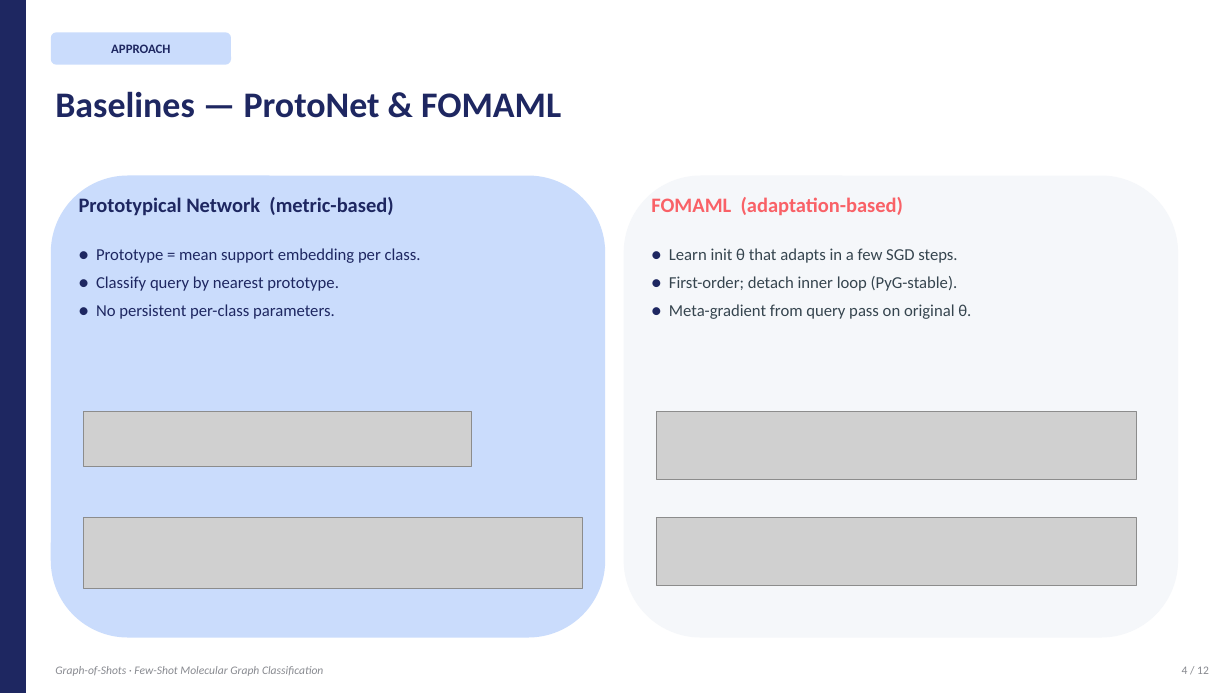
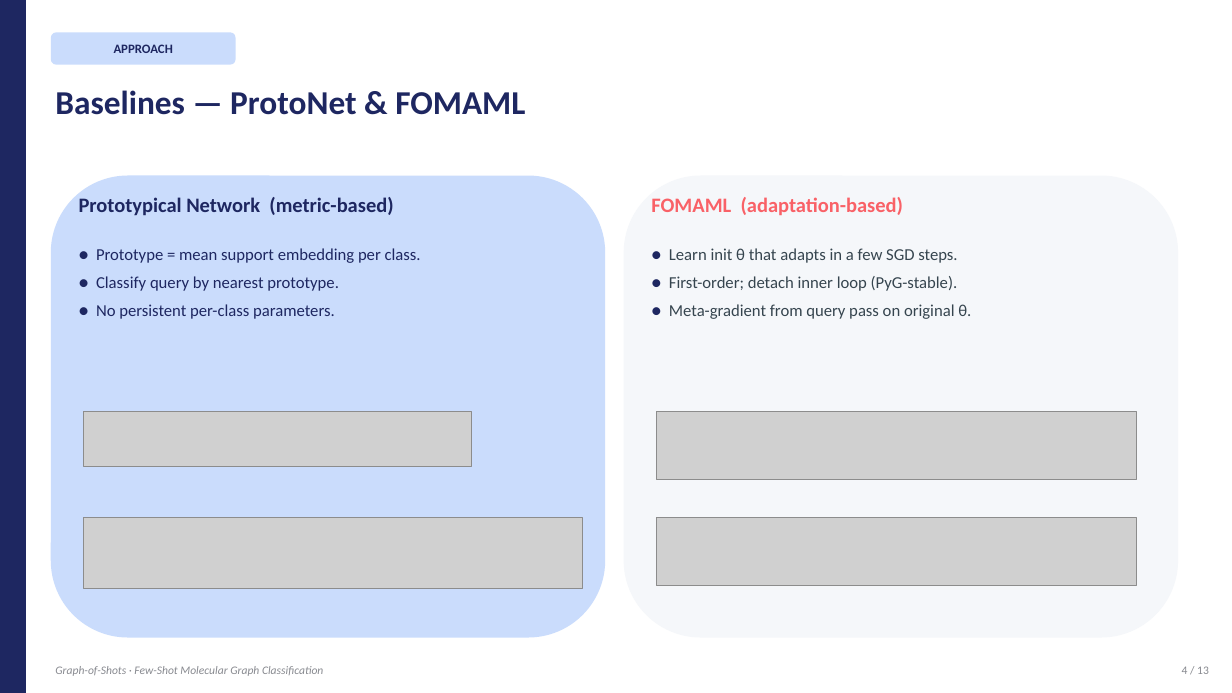
Before and after one commit to BDeMo/proj-mol, a slide deck: slide 4 of presentation/Graph-of-Shots.pptx. Drawn at 1232x693 pixels with LibreOffice and Linux fonts; fonts in the diff are those of the drawing; grey boxes stand for pictures. Boxes give left, top, right and bottom in pixels: in the first picture for what was removed or moved away, otherwise in the second. Text is boxed around its words. In the diff, an @@ line names an element or a change of style, - is before the commit and + after.

```diff
--- a/presentation/Graph-of-Shots.pptx
+++ b/presentation/Graph-of-Shots.pptx
@@ rounded rectangle "APPROACH": place and size @@
-rounded rectangle "APPROACH" at [51, 32, 231, 65]
+rounded rectangle "APPROACH" at [51, 32, 236, 65]
@@ text "Baselines — ProtoNet & FOMAML" at [55, 90, 525, 115]: size 28 to 26 pt @@
```
Also in this commit, not shown: 6 other slides changed, 5 slides added, 4 slides removed, 5 other files.
